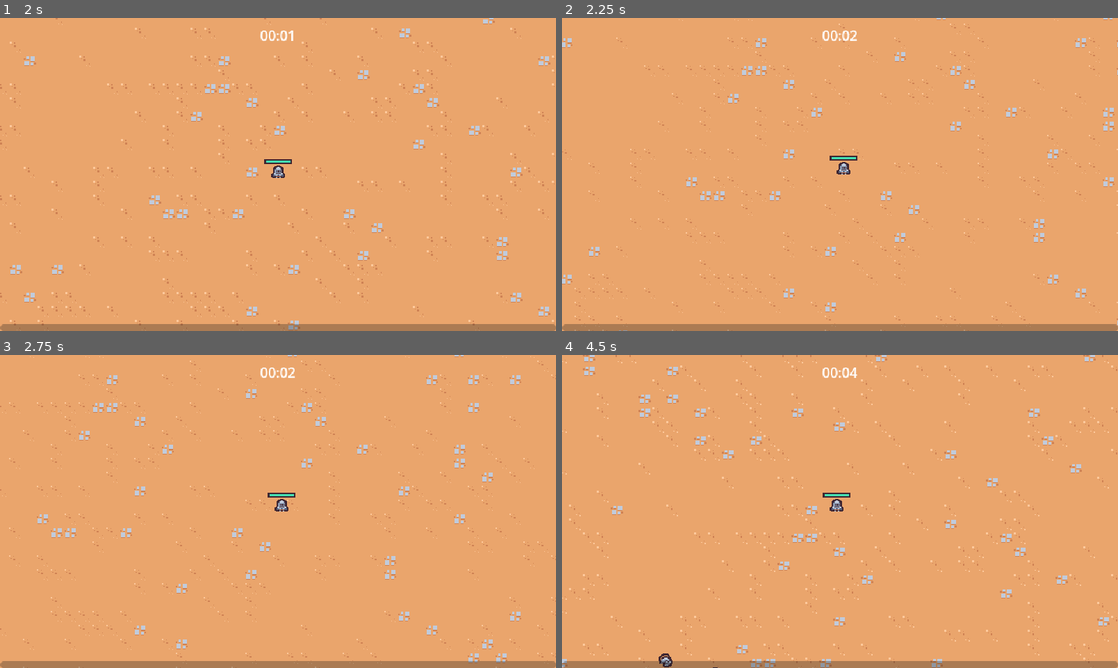
Above: before the commit, frames 1-4 (two rows, left to right).
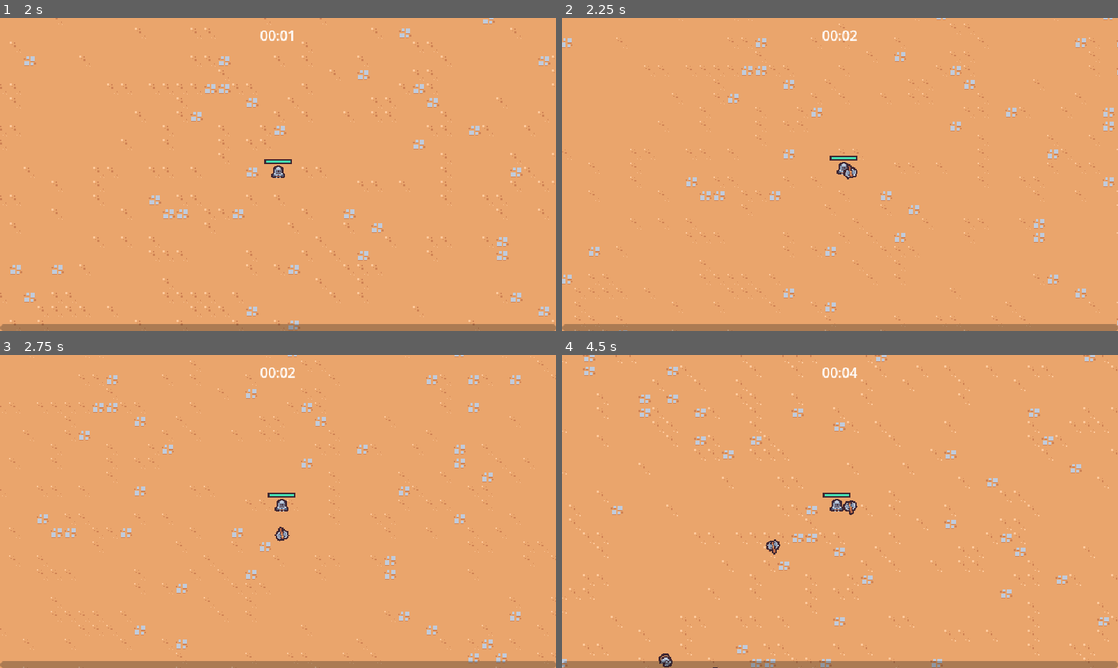
Above: after the commit, the same moments.

Repository: sebasvelasco353/2DSurvivorsCourse
Game: Godot game, scene res://scenes/main/main.tscn
Two runs of this game, one before a commit and one after it. Both use one fixed random seed, a clock stepped at 60 frames per second and the inputs below.
Inputs (mouse positions are in pixels of both pictures, inside the frame that each line leads up to):
- Up to frame 1 (2 s): tap Enter at 0.5 s; move the mouse to (400, 158) at 0.52 s; press the mouse at (400, 158) at 0.53 s; hold D (move_right) 0.53-1.28 s; move the mouse to (166, 190) at 1.27 s; release the mouse at (166, 190) at 1.28 s; hold S (move_down) from 1.28 s (still down); click (166, 190) at 1.35 s
- Up to frame 2 (2.25 s): move the mouse to (895, 105) at 2.02 s; release S (move_down) at 2.03 s; press the mouse at (895, 105) at 2.03 s; hold D (move_right) from 2.03 s (still down)
- Up to frame 3 (2.75 s): keep holding D (move_right)
- Up to frame 4 (4.5 s): move the mouse to (812, 574) at 2.77 s; release D (move_right) at 2.78 s; release the mouse at (812, 574) at 2.78 s; hold W (move_up) 2.78-3.53 s; click (812, 574) at 2.85 s; move the mouse to (1006, 558) at 3.52 s; press the mouse at (1006, 558) at 3.53 s; hold A (move_left) from 3.53 s (still down); move the mouse to (673, 464) at 4.27 s; release the mouse at (673, 464) at 4.28 s; click (673, 464) at 4.35 s

Frame 1 is identical in both runs. In frame 2, less than 0.1% of the frame differs, in the area x 50-54%, y 46-52%; in frame 3, less than 0.1%; in frame 4, 0.2%, in the area x 36-54%, y 46-64%.

Commit message:
Finished video 33: Creating an axe ability

Diff:
--- /dev/null
+++ b/scenes/ability/axe_ability/axe_ability.gd
@@ -0,0 +1,23 @@
+extends Node2D
+
+const MAX_RADIUS = 100
+@onready var hitbox_component = $HitboxComponent
+var base_rotation = Vector2.RIGHT
+
+func _ready():
+	base_rotation = Vector2.RIGHT.rotated(randf_range(0, TAU))
+
+	var tween = create_tween()
+	tween.tween_method(tween_method, 0.0, 2.0, 3)
+	tween.tween_callback(queue_free)
+
+func tween_method(rotations:float):
+	var percent = rotations/2
+	var current_radius = percent * MAX_RADIUS
+	var current_direction = base_rotation.rotated(rotations * TAU)
+
+	var player = get_tree().get_first_node_in_group("player")
+	if player == null:
+		return
+
+	global_position = player.global_position + (current_direction * current_radius)
--- /dev/null
+++ b/scenes/ability/axe_ability/axe_ability.tscn
@@ -0,0 +1,65 @@
+[gd_scene load_steps=8 format=3 uid="uid://blb4bdwhbdiru"]
+
+[ext_resource type="Texture2D" uid="uid://n6xxql6pgdpg" path="res://assets/weapons/axe.png" id="1_4wvye"]
+[ext_resource type="Script" path="res://scenes/ability/axe_ability/axe_ability.gd" id="1_280nu"]
+[ext_resource type="Script" path="res://scenes/component/hitbox_component.gd" id="3_ayavb"]
+
+[sub_resource type="Animation" id="Animation_ppuc6"]
+resource_name = "new_animation"
+length = 0.5
+loop_mode = 1
+tracks/0/type = "value"
+tracks/0/imported = false
+tracks/0/enabled = true
+tracks/0/path = NodePath("Sprite2D:rotation")
+tracks/0/interp = 1
+tracks/0/loop_wrap = true
+tracks/0/keys = {
+"times": PackedFloat32Array(0, 0.5),
+"transitions": PackedFloat32Array(1, 1),
+"update": 0,
+"values": [0.0, 6.28319]
+}
+
+[sub_resource type="Animation" id="Animation_wyu2m"]
+length = 0.001
+tracks/0/type = "value"
+tracks/0/imported = false
+tracks/0/enabled = true
+tracks/0/path = NodePath("Sprite2D:rotation")
+tracks/0/interp = 1
+tracks/0/loop_wrap = true
+tracks/0/keys = {
+"times": PackedFloat32Array(0),
+"transitions": PackedFloat32Array(1),
+"update": 0,
+"values": [0.0]
+}
+
+[sub_resource type="AnimationLibrary" id="AnimationLibrary_pivyc"]
+_data = {
+"RESET": SubResource("Animation_wyu2m"),
+"default": SubResource("Animation_ppuc6")
+}
+
+[sub_resource type="CircleShape2D" id="CircleShape2D_fycku"]
+
+[node name="AxeAbility" type="Node2D"]
+script = ExtResource("1_280nu")
+
+[node name="AnimationPlayer" type="AnimationPlayer" parent="."]
+libraries = {
+"": SubResource("AnimationLibrary_pivyc")
+}
+autoplay = "default"
+
+[node name="Sprite2D" type="Sprite2D" parent="."]
+texture = ExtResource("1_4wvye")
+
+[node name="HitboxComponent" type="Area2D" parent="."]
+collision_layer = 4
+collision_mask = 0
+script = ExtResource("3_ayavb")
+
+[node name="CollisionShape2D" type="CollisionShape2D" parent="HitboxComponent"]
+shape = SubResource("CircleShape2D_fycku")
--- /dev/null
+++ b/scenes/ability/axe_ability_controller/axe_ability_controller.gd
@@ -0,0 +1,23 @@
+extends Node
+
+@export var axe_ability_scene: PackedScene
+@onready var timer = $Timer
+
+var damage = 10
+
+func _ready():
+	timer.timeout.connect(on_timer_timeout)
+
+func on_timer_timeout():
+	var player = get_tree().get_first_node_in_group("player") as Node2D
+	if player == null:
+		return
+
+	var foreground_layer = get_tree().get_first_node_in_group("foreground_layer")
+	if foreground_layer == null:
+		return
+
+	var axe_instance = axe_ability_scene.instantiate() as Node2D
+	foreground_layer.add_child(axe_instance)
+	axe_instance.global_position = player.global_position
+	axe_instance.hitbox_component.damage = damage
--- /dev/null
+++ b/scenes/ability/axe_ability_controller/axe_ability_controller.tscn
@@ -0,0 +1,12 @@
+[gd_scene load_steps=3 format=3 uid="uid://dskrbori7yq2g"]
+
+[ext_resource type="Script" path="res://scenes/ability/axe_ability_controller/axe_ability_controller.gd" id="1_yxc2c"]
+[ext_resource type="PackedScene" uid="uid://blb4bdwhbdiru" path="res://scenes/ability/axe_ability/axe_ability.tscn" id="2_s38h5"]
+
+[node name="AxeAbilityController" type="Node"]
+script = ExtResource("1_yxc2c")
+axe_ability_scene = ExtResource("2_s38h5")
+
+[node name="Timer" type="Timer" parent="."]
+wait_time = 2.0
+autostart = true
--- a/scenes/game_object/player/player.tscn
+++ b/scenes/game_object/player/player.tscn
@@ -1,9 +1,10 @@
-[gd_scene load_steps=10 format=3 uid="uid://bocn10i761ygr"]
+[gd_scene load_steps=11 format=3 uid="uid://bocn10i761ygr"]
 
 [ext_resource type="Script" path="res://scenes/game_object/player/player.gd" id="1_etj85"]
 [ext_resource type="Texture2D" uid="uid://ddhgjswn7qn43" path="res://assets/player/player.png" id="1_ykhxc"]
 [ext_resource type="PackedScene" uid="uid://de26yo71xk57p" path="res://scenes/ability/sword_ability_controller/sword_ability_controller.tscn" id="2_th5wf"]
 [ext_resource type="PackedScene" uid="uid://dfmei1pjpjy0o" path="res://scenes/component/health_component.tscn" id="2_wk7e2"]
+[ext_resource type="PackedScene" uid="uid://dskrbori7yq2g" path="res://scenes/ability/axe_ability_controller/axe_ability_controller.tscn" id="4_ppjrq"]
 
 [sub_resource type="StyleBoxFlat" id="StyleBoxFlat_jaktv"]
 bg_color = Color(0.247059, 0.14902, 0.192157, 1)
@@ -35,6 +36,8 @@
 [node name="AbilityManager" type="Node" parent="."]
 
 [node name="SwordAbilityController" parent="AbilityManager" instance=ExtResource("2_th5wf")]
+
+[node name="AxeAbilityController" parent="AbilityManager" instance=ExtResource("4_ppjrq")]
 
 [node name="DamageIntervalTimer" type="Timer" parent="."]
 wait_time = 0.5
Binary file added: assets/weapons/axe.png
Not shown, added: assets/weapons/axe.png.import
